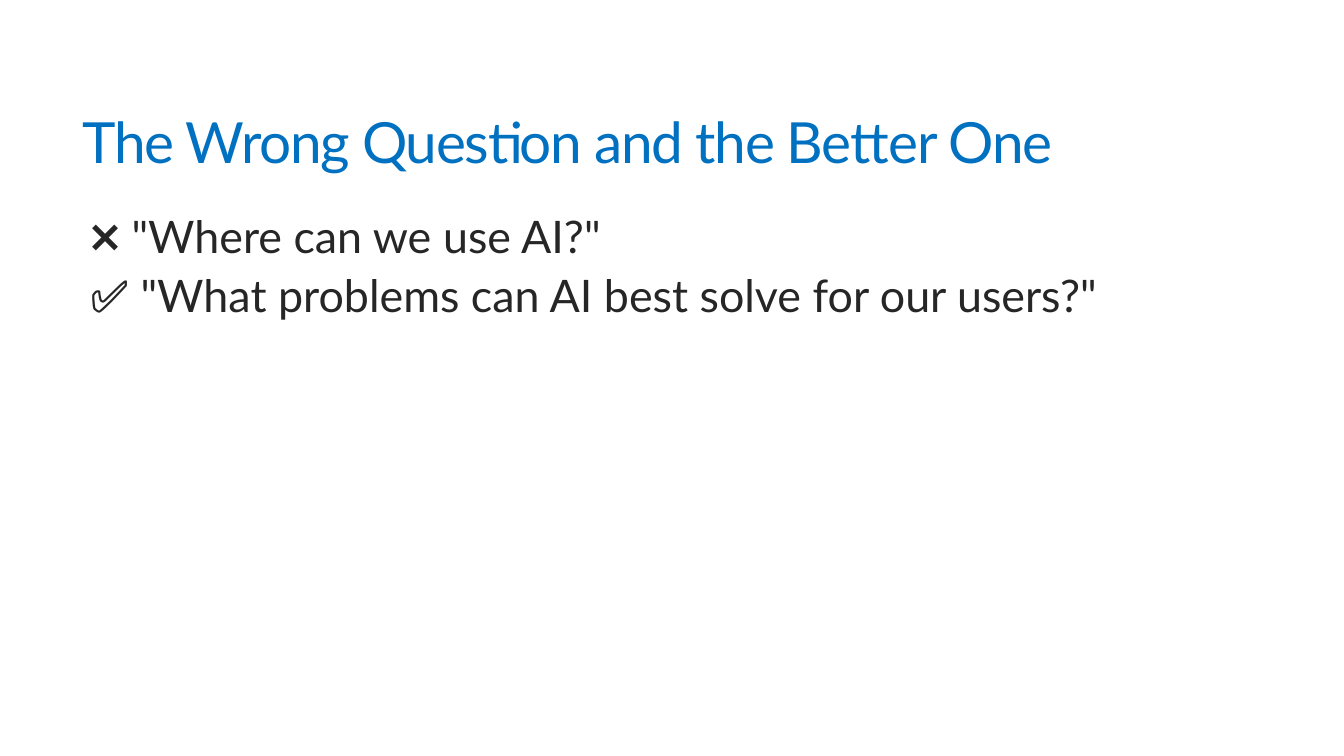
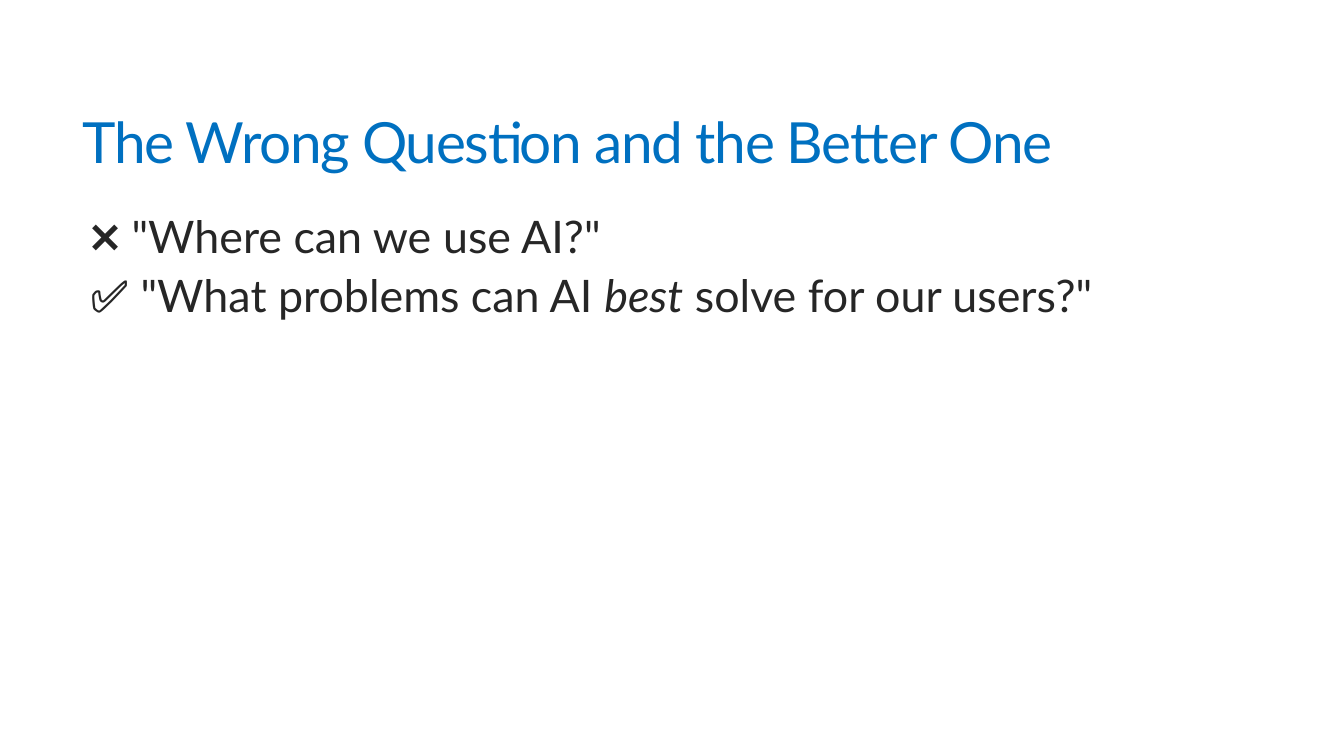
Before and after one commit to trailheadtechnology/10-ai-features-workshop, a slide deck: slide 18 of docs/slides/pptx/M0-opening.pptx (slide 21 before the commit). Drawn at 1344x756 pixels with LibreOffice and Linux fonts; fonts in the diff are those of the drawing. Boxes give left, top, right and bottom in pixels: in the first picture for what was removed or moved away, otherwise in the second. Text is boxed around its words. In the diff, an @@ line names an element or a change of style, - is before the commit and + after.

```diff
--- a/docs/slides/pptx/M0-opening.pptx
+++ b/docs/slides/pptx/M0-opening.pptx
@@ text at box(141, 279, 1092, 320): italic on in "best" @@
```
Also in this commit, not shown: 11 other slides changed, 2 slides added, 9 slides removed, 59 other files.
